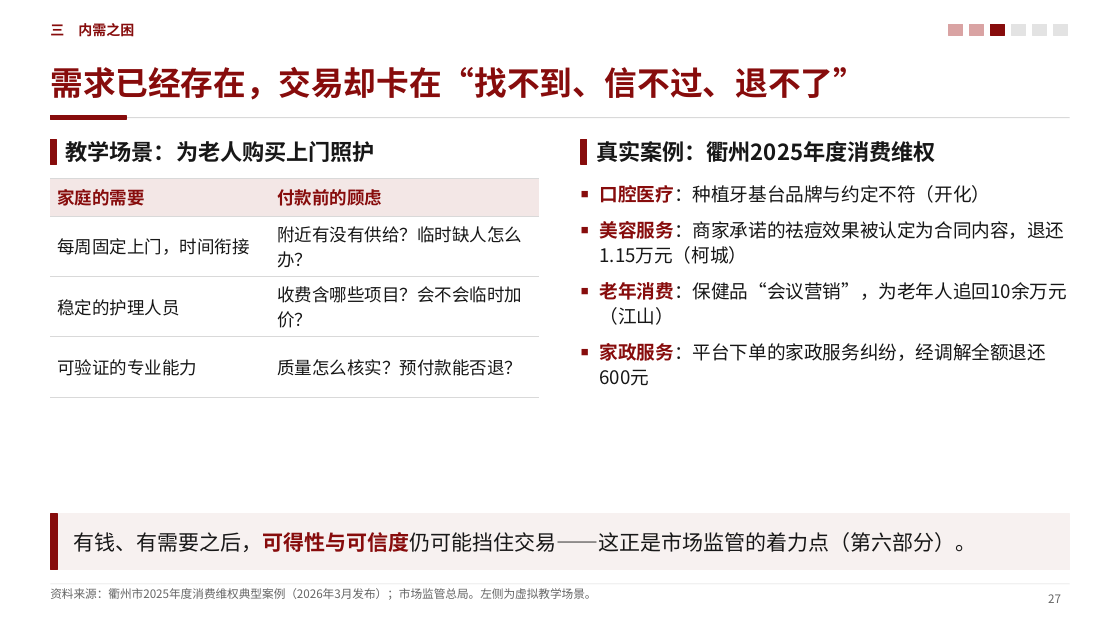
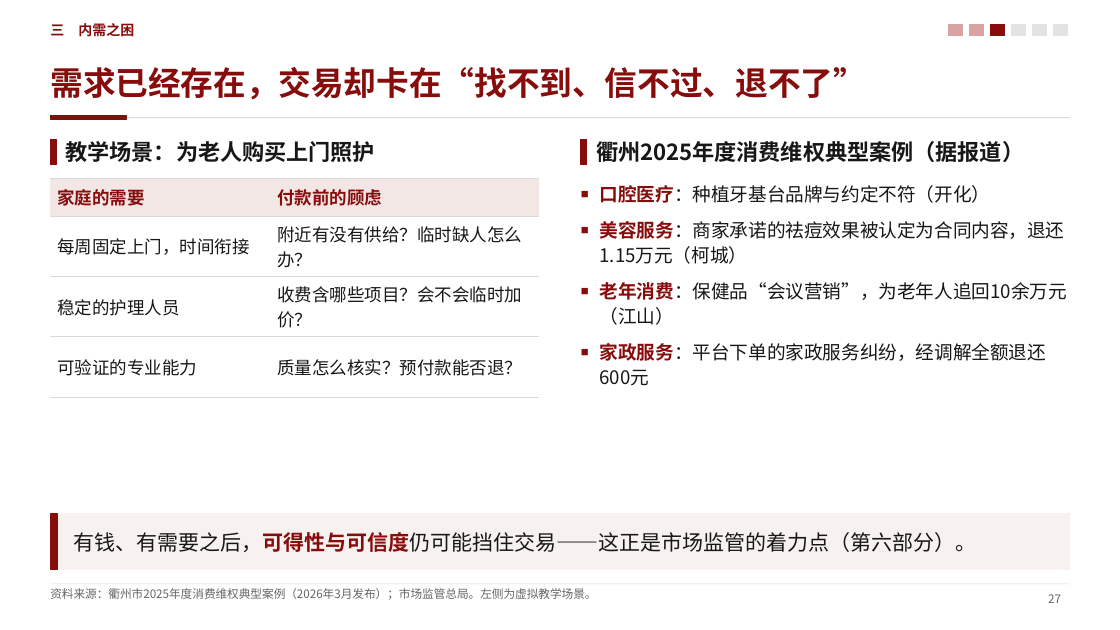
Before and after one commit to zerongwong/zerongwong.github.io, a slide deck: slide 27 of talks/2026-10-consumption-regulation/消费提振视角下的中国宏观经济形势分析_第三稿.pptx. Drawn at 1120x630 pixels with LibreOffice and Linux fonts; fonts in the diff are those of the drawing. Boxes give left, top, right and bottom in pixels: in the first picture for what was removed or moved away, otherwise in the second. Text is boxed around its words. In the diff, an @@ line names an element or a change of style, - is before the commit and + after.

```diff
--- a/talks/2026-10-consumption-regulation/消费提振视角下的中国宏观经济形势分析_第三稿.pptx
+++ b/talks/2026-10-consumption-regulation/消费提振视角下的中国宏观经济形势分析_第三稿.pptx
@@ text at [596,141,1024,162]: text changed @@
-真实案例：衢州2025年度消费维权
+衢州2025年度消费维权典型案例（据报道）
```
Also in this commit, not shown: 13 other slides changed, 9 other files.
